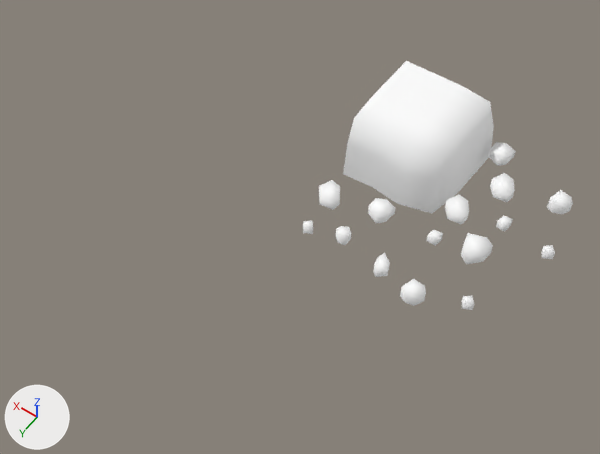
The FBX model Assets/Models/Penguin Ice Breaker/Blocs/BordL2.FBX: old version first, new version second.
Camera for both pictures: a 50 mm lens placed at (-2.51, 5.62, 5.79), pointed at (0.55, 1.34, -0.94). Lighting does not change. The marker at lower left points along +X, +Y and +Z. Where no turn or scale is listed for an object, it has been applied to the vertices.

In view in the first picture: 'BordL2'.
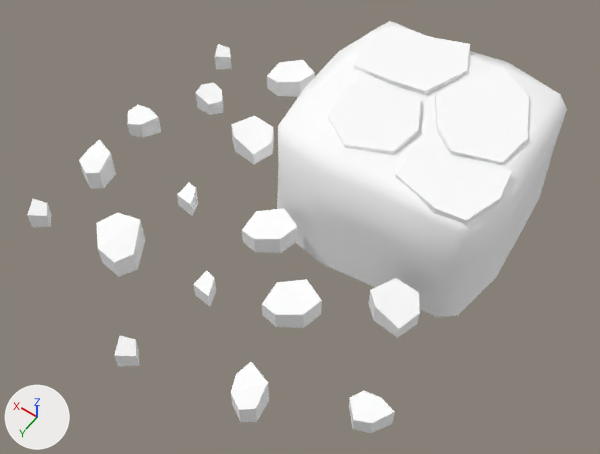
Changed parts and their boxes (x1, y1, x2, y2) in the pictures (600 x 454 px; the box of a moved part takes in the faces that stretch with it):
'BordL2', reshaped (100% wider, 65% taller): before (303, 61, 573, 310); after (27, 21, 567, 433)
part 1 of me_mesh, moved or reshaped: before (426, 230, 443, 246); after (177, 182, 198, 216)
part 2 of me_mesh, moved or reshaped: before (319, 180, 340, 210); after (267, 60, 315, 97)
part 3 of me_mesh, moved or reshaped: before (336, 226, 351, 245); after (195, 82, 223, 115)
part 4 of me_mesh, moved or reshaped: before (373, 252, 390, 277); after (127, 105, 161, 138)
part 5 of me_mesh, moved or reshaped: before (368, 198, 396, 223); after (231, 116, 274, 164)
part 6 of me_mesh, moved or reshaped: before (400, 279, 426, 306); after (79, 139, 116, 189)
part 7 of me_mesh, moved or reshaped: before (303, 220, 313, 234); after (215, 44, 232, 69)
part 8 of me_mesh, moved or reshaped: before (489, 142, 516, 166); after (369, 278, 420, 338)
part 9 of me_mesh, moved or reshaped: before (445, 194, 469, 224); after (242, 208, 298, 253)
part 10 of me_mesh, moved or reshaped: before (496, 215, 513, 232); after (193, 270, 216, 307)
part 11 of me_mesh, moved or reshaped: before (490, 173, 515, 202); after (262, 279, 322, 328)
part 12 of me_mesh, moved or reshaped: before (461, 233, 493, 264); after (96, 212, 145, 277)
part 13 of me_mesh, added: after (349, 391, 395, 433)
part 14 of me_mesh, moved or reshaped: before (547, 190, 573, 214); after (231, 362, 269, 422)
part 15 of me_mesh, moved or reshaped: before (541, 245, 555, 259); after (114, 335, 139, 367)
part 16 of me_mesh, moved or reshaped: before (462, 295, 474, 310); after (27, 199, 52, 227)
part 17 of me_mesh, added: after (277, 21, 567, 317)
part 18 of me_mesh, added: after (328, 77, 421, 155)
part 19 of me_mesh, added: after (435, 67, 529, 165)
part 20 of me_mesh, added: after (354, 26, 470, 95)
part 21 of me_mesh, added: after (395, 150, 512, 225)
part 22 of me_mesh, deleted: before (343, 61, 494, 214)

The change, as a diff of the scene's bpy script:
```diff
--- a/Assets/Models/Penguin Ice Breaker/Blocs/BordL2.FBX.py
+++ b/Assets/Models/Penguin Ice Breaker/Blocs/BordL2.FBX.py
@@ me_mesh @@
-me_mesh.from_pydata(...)  # 190 vertices, 126 faces; spans x -1.78..0.5, y -0.5..1.74, z -0.75..0.0
+me_mesh.from_pydata(...)  # 304 vertices, 218 faces; spans x -1.33..3.15, y -1.28..3.55, z -1.49..0.0
+# me_mesh part 1: the loose piece of 8 vertices spanning x -0.82..-0.7, y 0.92..1.02, z -0.56..-0.44 is turned -90 degrees about the z axis through its middle and scaled by 2, then moved by (2.51, 0.69, -0.5)
+# me_mesh part 2: the loose piece of 12 vertices spanning x 0.22..0.47, y 1.0..1.24, z -0.56..-0.44 is turned -90 degrees about the z axis through its middle and scaled by 2, then moved by (1.63, -1.61, -0.5)
+# me_mesh part 3: the loose piece of 12 vertices spanning x -0.11..0.03, y 1.37..1.53, z -0.56..-0.44 is turned -90 degrees about the z axis through its middle and scaled by 2, then moved by (2.56, -1.1, -0.5)
+# me_mesh part 4: the loose piece of 12 vertices spanning x -0.62..-0.47, y 1.45..1.66, z -0.56..-0.44 is turned -90 degrees about the z axis through its middle and scaled by 2, then moved by (3.49, -0.42, -0.5)
+# me_mesh part 5: the loose piece of 12 vertices spanning x -0.28..-0.07, y 0.87..1.12, z -0.56..-0.44 is turned -90 degrees about the z axis through its middle and scaled by 2, then moved by (1.92, -0.4, -0.5)
+# me_mesh part 6: the loose piece of 12 vertices spanning x -1.03..-0.83, y 1.56..1.74, z -0.56..-0.38 is turned -90 degrees about the z axis through its middle and scaled by 2, then moved by (3.79, 0.27, -0.47)
+# me_mesh part 7: the loose piece of 8 vertices spanning x 0.22..0.34, y 1.51..1.63, z -0.56..-0.44 is turned -90 degrees about the z axis through its middle and scaled by 2, then moved by (2.59, -1.86, -0.5)
+# me_mesh part 8: the loose piece of 12 vertices spanning x -0.89..-0.67, y -0.49..-0.24, z -0.56..-0.44 is turned -90 degrees about the z axis through the mesh origin and scaled by 2
+# me_mesh part 9: the loose piece of 12 vertices spanning x -0.9..-0.65, y 0.43..0.67, z -0.56..-0.44 is turned -90 degrees about the z axis through its middle and scaled by 2, then moved by (1.56, 0.97, -0.5)
+# me_mesh part 10: the loose piece of 8 vertices spanning x -1.28..-1.16, y 0.38..0.49, z -0.56..-0.44 is turned -90 degrees about the z axis through the mesh origin and scaled by 2
+# me_mesh part 11: the loose piece of 12 vertices spanning x -1.13..-0.88, y -0.08..0.16, z -0.56..-0.44 is turned -90 degrees about the z axis through its middle and scaled by 2, then moved by (1.08, 2.07, -0.5)
+# me_mesh part 12: the loose piece of 12 vertices spanning x -1.27..-1.02, y 0.75..1.04, z -0.56..-0.38 is turned -90 degrees about the z axis through its middle and scaled by 2, then moved by (3.09, 1.66, -0.47)
+# me_mesh part 13: the loose piece of 12 vertices spanning x -0.62..-0.47, y 1.45..1.66, z -0.56..-0.44 is copied, and the copy is turned -90 degrees about the z axis through its middle and scaled by 2, then moved by (-0.58, 1.11, -0.5); it spans x -1.33..-0.92, y 2.51..2.81, z -1.12..-0.87
+# me_mesh part 14: the loose piece of 12 vertices spanning x -1.66..-1.46, y -0.17..0.01, z -0.56..-0.38 is turned -90 degrees about the z axis through the mesh origin and scaled by 2
+# me_mesh part 15: the loose piece of 8 vertices spanning x -1.78..-1.66, y 0.45..0.57, z -0.56..-0.44 is turned -90 degrees about the z axis through the mesh origin and scaled by 2
+# me_mesh part 16: the loose piece of 8 vertices spanning x -1.44..-1.31, y 1.38..1.5, z -0.56..-0.44 is turned -90 degrees about the z axis through the mesh origin and scaled by 2
+# me_mesh part 17: a new loose piece of 64 vertices spanning x -1.29..1.28, y -1.28..1.26, z -1.49..-0.03, in mat_blocs (its picture is missing)
+# me_mesh part 18: a new loose piece of 17 vertices spanning x -0.12..0.78, y -0.1..0.88, z -0.23..0.0, in mat_blocs (its picture is missing)
+# me_mesh part 19: a new loose piece of 17 vertices spanning x -1.03..-0.01, y -0.98..0.36, z -0.23..0.0, in mat_blocs (its picture is missing)
+# me_mesh part 20: a new loose piece of 17 vertices spanning x -0.09..1.05, y -1.13..-0.12, z -0.23..0.0, in mat_blocs (its picture is missing)
+# me_mesh part 21: a new loose piece of 17 vertices spanning x -1.16..-0.22, y 0.25..1.06, z -0.23..0.0, in mat_blocs (its picture is missing)
+# me_mesh part 22: 30 vertices removed from x -0.63..0.5, y -0.5..0.65, z -0.75..0.0
+# me_mesh part 23: the surface is now shaded flat
 me_mesh.materials.append(mat_blocs)
```
